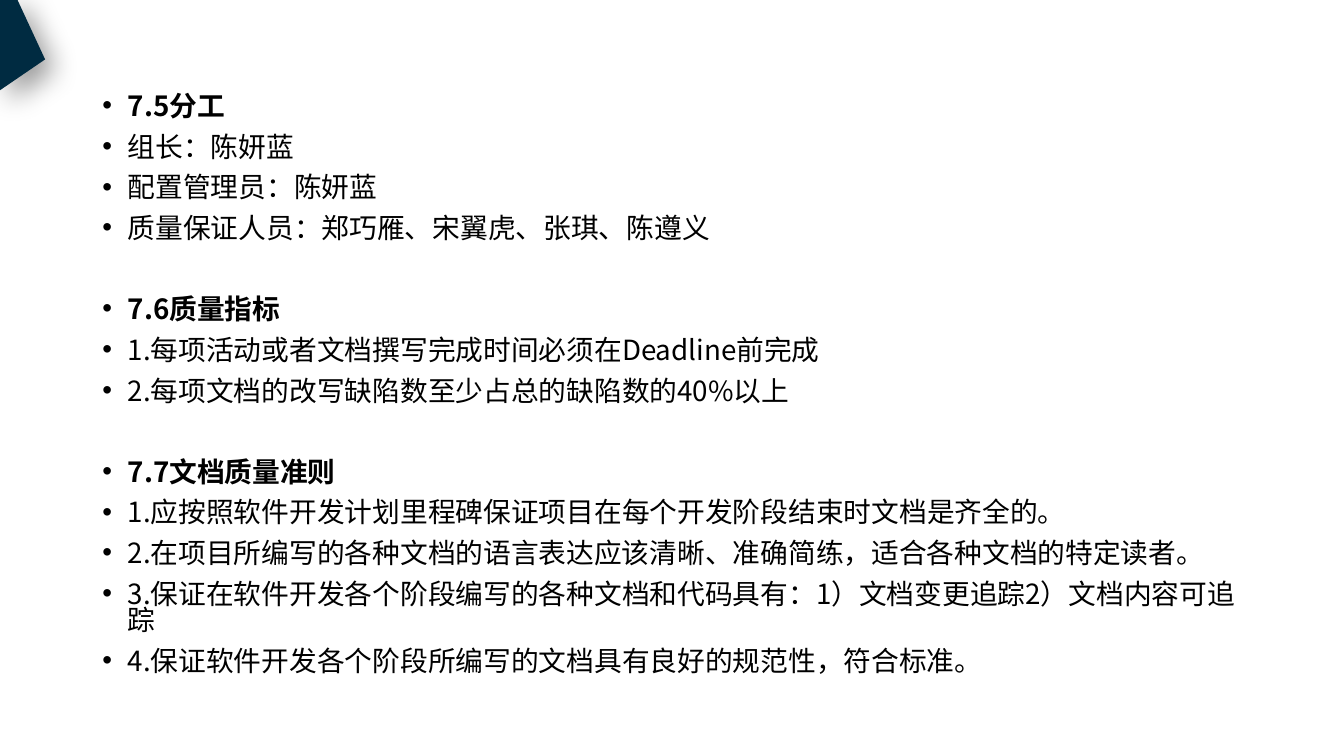
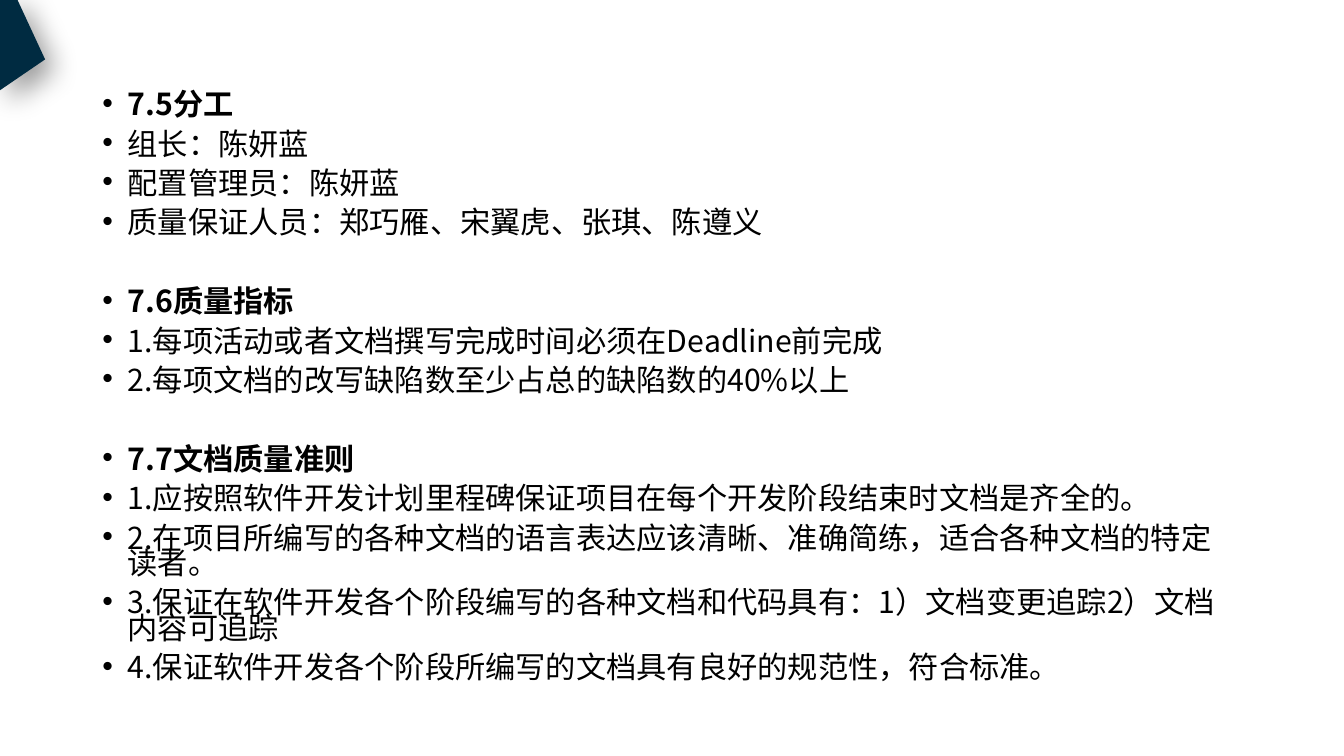
Before and after one commit to PRD2018-G18/PRD2018, a slide deck: slide 25 of 非受控文档/过程文档/需求工程计划/需求工程计划.pptx. Drawn at 1344x756 pixels with LibreOffice and Linux fonts; fonts in the diff are those of the drawing. Boxes give left, top, right and bottom in pixels: in the first picture for what was removed or moved away, otherwise in the second. Text is boxed around its words. In the diff, an @@ line names an element or a change of style, - is before the commit and + after.

Commit message:
修改文档PPT

```diff
--- a/非受控文档/过程文档/需求工程计划/需求工程计划.pptx
+++ b/非受控文档/过程文档/需求工程计划/需求工程计划.pptx
@@ text "7.5分工" at <box>128,89,1215,681</box>: size 19.8 to 21.6 pt; line spacing 0.8 to 0.7 @@
```
Also in this commit, not shown: 4 other slides changed, 1 slide added, 6 other files.
